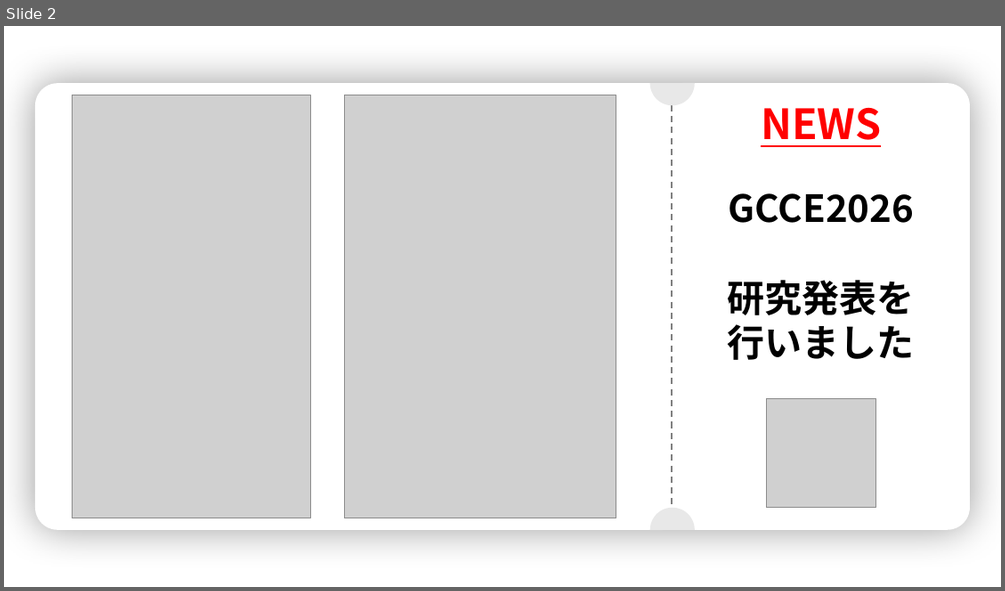
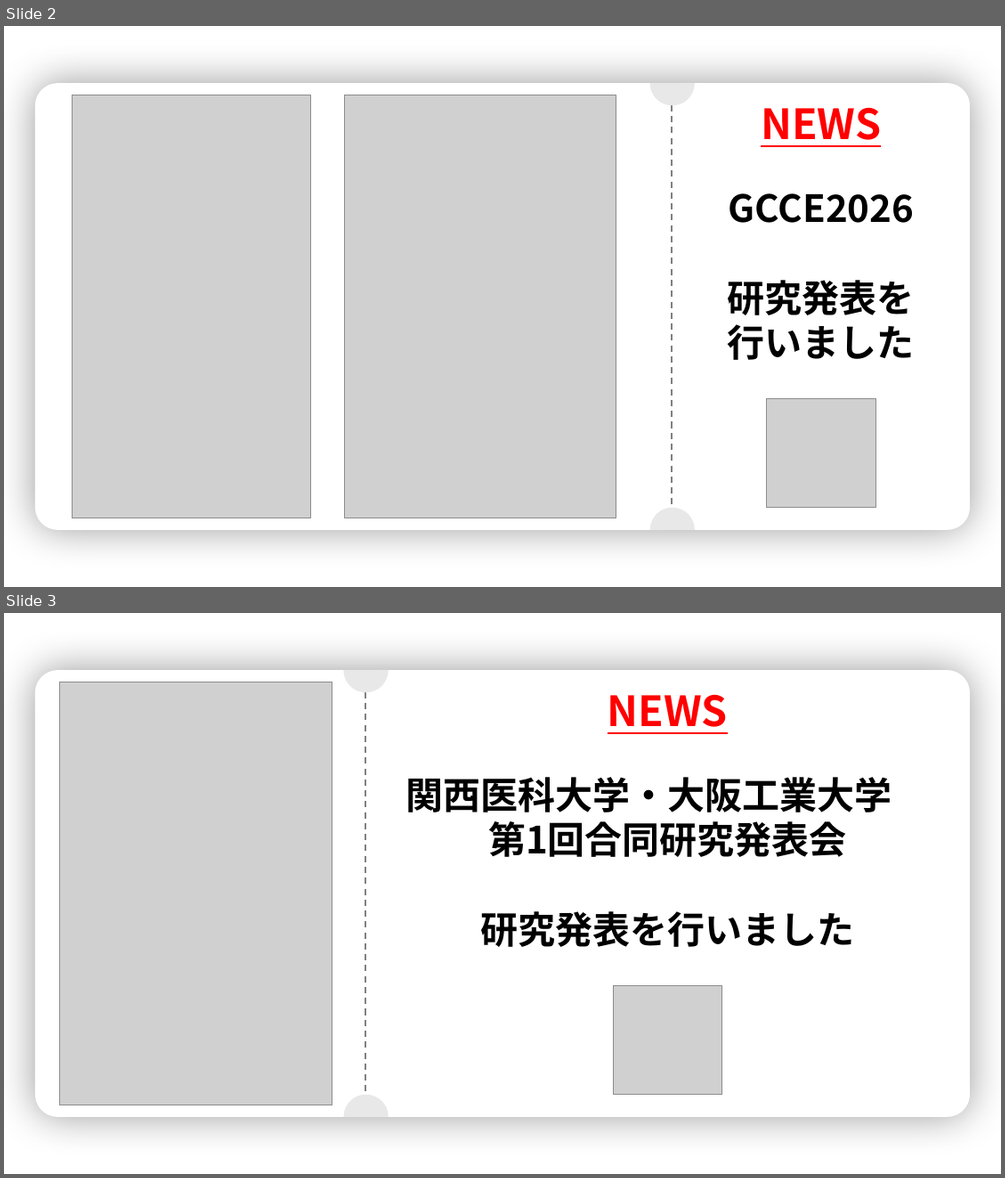
Before and after one commit to TomitaAkito/TomitaAkito.github.io, a slide deck: assets/img/post/news.pptx. Shown one above the other, each under a label of ours: slide 2 before the commit, slides 2 and 3 after it. The pictures are 1005x591 and 1005x1178 pixels, drawn with LibreOffice and Linux fonts; fonts in the diff are those of the drawing; grey boxes stand for pictures; background and template pictures are left out. Boxes give left, top, right and bottom in pixels: in the first picture for what was removed or moved away, otherwise in the second. Text is boxed around its words. In the diff, an @@ line names an element or a change of style, - is before the commit and + after.

Commit message:
NEWS：合同発表会追加

```diff
--- a/assets/img/post/news.pptx
+++ b/assets/img/post/news.pptx
@@ slide 3 added at <box>4,613,1001,1174</box>, background picture (left out) @@
@@ pie slice (boxed as its full ellipse) added at <box>343,648,388,693</box>, fill #E8E8E8 @@
@@ rounded rectangle added at <box>35,670,971,1116</box>, fill #FFFFFF @@
@@ picture added at <box>59,682,332,1105</box> @@
@@ line added from (365, 670) to (365, 1117), #808080 1.5 pt dashed @@
@@ text added at <box>607,695,728,734</box>, 40 pt, text #FF0000, bold, underline @@
+NEWS
@@ text added at <box>405,777,891,947</box>, 36 pt, text #000000, bold @@
+関西医科大学・大阪工業大学
+第1回合同研究発表会
+研究発表を行いました
@@ picture added at <box>613,985,722,1094</box> @@
@@ pie slice (boxed as its full ellipse) added at <box>343,1094,388,1140</box>, fill #E8E8E8 @@
```
Also in this commit, not shown: 11 other files.
